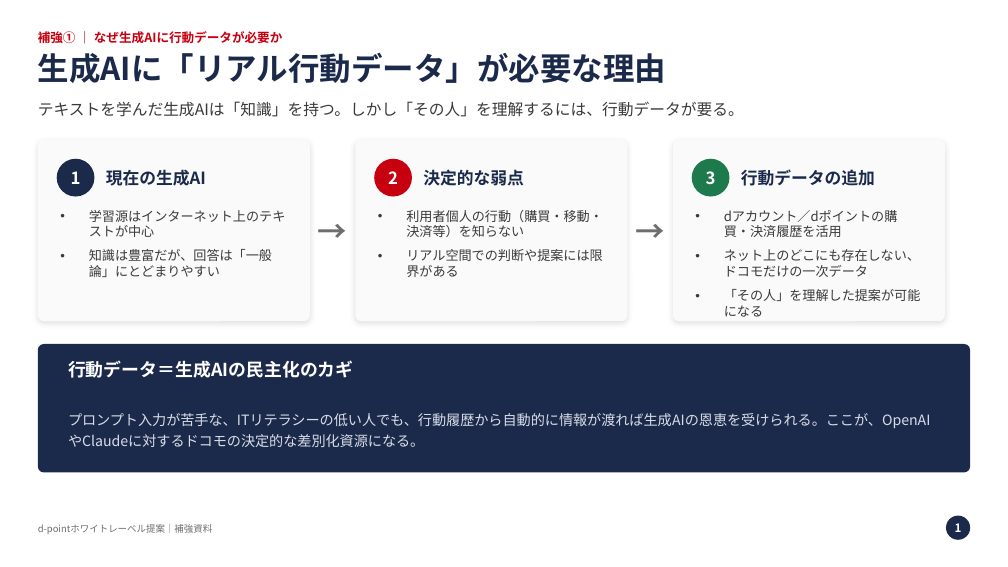
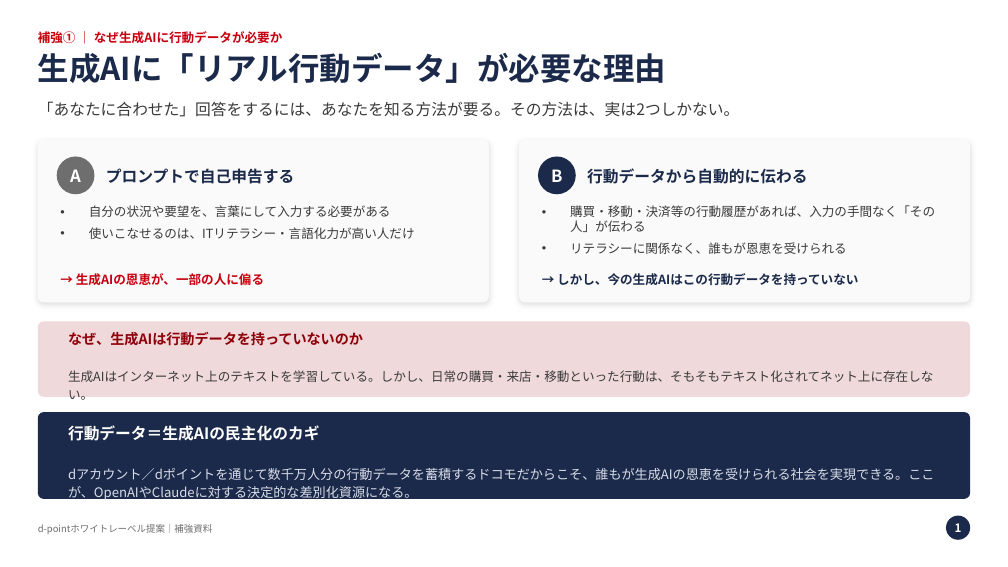
Before and after one commit to nasukazunori/NasuVault2, a slide deck: slide 1 of 大貴/添付ファイル/新事業提案_補強スライド.pptx. Drawn at 1008x567 pixels with LibreOffice and Linux fonts; fonts in the diff are those of the drawing. Boxes give left, top, right and bottom in pixels: in the first picture for what was removed or moved away, otherwise in the second. Text is boxed around its words. In the diff, an @@ line names an element or a change of style, - is before the commit and + after.

```diff
--- a/大貴/添付ファイル/新事業提案_補強スライド.pptx
+++ b/大貴/添付ファイル/新事業提案_補強スライド.pptx
@@ text at <box>38,101,740,117</box>: text changed @@
-テキストを学んだ生成AIは「知識」を持つ。しかし「その人」を理解するには、行動データが要る。
+「あなたに合わせた」回答をするには、あなたを知る方法が要る。その方法は、実は2つしかない。
@@ proportions changed in 3 elements at <box>38,412,970,499</box>, <box>520,140,971,302</box>, <box>38,140,489,302</box> @@
@@ rounded rectangle: place and size @@
-rounded rectangle at <box>38,140,310,321</box>
+rounded rectangle at <box>38,140,489,302</box>
@@ text removed at <box>314,140,352,321</box> @@
-→
@@ rounded rectangle removed at <box>355,140,628,321</box> @@
@@ rounded rectangle: place and size @@
-rounded rectangle at <box>673,140,945,321</box>
+rounded rectangle at <box>520,140,971,302</box>
@@ text removed at <box>631,140,669,321</box> @@
-→
@@ ellipse at <box>57,157,95,194</box>: fill #1B2A4A to #6E6E6E @@
@@ text added at <box>70,169,81,182</box>, 16 pt, text #FFFFFF, bold @@
+A
@@ text removed at <box>71,171,81,184</box> @@
-1
@@ text removed at <box>106,169,206,186</box> @@
-現在の生成AI
@@ text added at <box>106,168,294,184</box>, 15 pt, text #1B2A4A, bold @@
+プロンプトで自己申告する
@@ ellipse removed at <box>374,159,412,197</box> @@
@@ text removed at <box>388,171,398,184</box> @@
-2
@@ text removed at <box>423,169,523,186</box> @@
-決定的な弱点
@@ ellipse: place and size @@
-ellipse at <box>692,159,730,197</box>
+ellipse at <box>538,157,576,194</box>
@@ ellipse at <box>538,157,576,194</box>: fill #1E7A4C to #1B2A4A @@
@@ text added at <box>551,169,562,182</box>, 16 pt, text #FFFFFF, bold @@
+B
@@ text at <box>587,168,807,184</box>: text changed; size 16 to 15 pt @@
-行動データの追加
+行動データから自動的に伝わる
@@ text removed at <box>706,171,716,184</box> @@
-3
@@ text added at <box>89,205,415,239</box>, 12 pt, text #3A3A3A @@
+• 自分の状況や要望を、言葉にして入力する必要がある
+• 使いこなせるのは、ITリテラシー・言語化力が高い人だけ
@@ text added at <box>570,205,935,254</box>, 12 pt, text #3A3A3A @@
+• 購買・移動・決済等の行動履歴があれば、入力の手間なく「その人」が伝わる
+• リテラシーに関係なく、誰もが恩恵を受けられる
@@ text removed at <box>89,210,286,277</box> @@
-• 学習源はインターネット上のテキストが中心
-• 知識は豊富だが、回答は「一般論」にとどまりやすい
@@ text removed at <box>406,210,603,277</box> @@
-• 利用者個人の行動（購買・移動・決済等）を知らない
-• リアル空間での判断や提案には限界がある
@@ text removed at <box>724,210,921,301</box> @@
-• dアカウント／dポイントの購買・決済履歴を活用
-• ネット上のどこにも存在しない、ドコモだけの一次データ
-• 「その人」を理解した提案が可能になる
@@ text added at <box>76,273,264,285</box>, 12 pt, text #C7000F, bold @@
+→ 生成AIの恩恵が、一部の人に偏る
@@ text added at <box>557,273,858,285</box>, 12 pt, text #1B2A4A, bold @@
+→ しかし、今の生成AIはこの行動データを持っていない
@@ rounded rectangle added at <box>38,321,970,397</box>, fill #F0D9DA @@
@@ text added at <box>68,332,934,382</box>, 12 pt, text #3A3A3A @@
+なぜ、生成AIは行動データを持っていないのか
+生成AIはインターネット上のテキストを学習している。しかし、日常の購買・来店・移動といった行動は、そもそもテキスト化されてネット上に存在しない。
@@ rounded rectangle: place and size @@
-rounded rectangle at <box>38,344,970,473</box>
+rounded rectangle at <box>38,412,970,499</box>
@@ text at <box>68,425,320,441</box>: size 17 to 15 pt in "行動データ＝生成AIの民主化のカギ"; line spacing 1.25 to 1.15 @@
@@ text "行動データ＝生成AIの民主化のカギ": place and size @@
-text "行動データ＝生成AIの民主化のカギ" at <box>68,360,930,447</box>
+text "行動データ＝生成AIの民主化のカギ" at <box>68,425,935,501</box>
@@ text at <box>68,468,935,501</box>: text changed; size 13.5 to 12.5 pt @@
-プロンプト入力が苦手な、ITリテラシーの低い人でも、行動履歴から自動的に情報が渡れば生成AIの恩恵を受けられる。ここが、OpenAIやClaudeに対するドコモの決定的な差別化資源になる。
+dアカウント／dポイントを通じて数千万人分の行動データを蓄積するドコモだからこそ、誰もが生成AIの恩恵を受けられる社会を実現できる。ここが、OpenAIやClaudeに対する決定的な差別化資源になる。
```
Also in this commit, not shown: 1 slide added, 1 other file.
